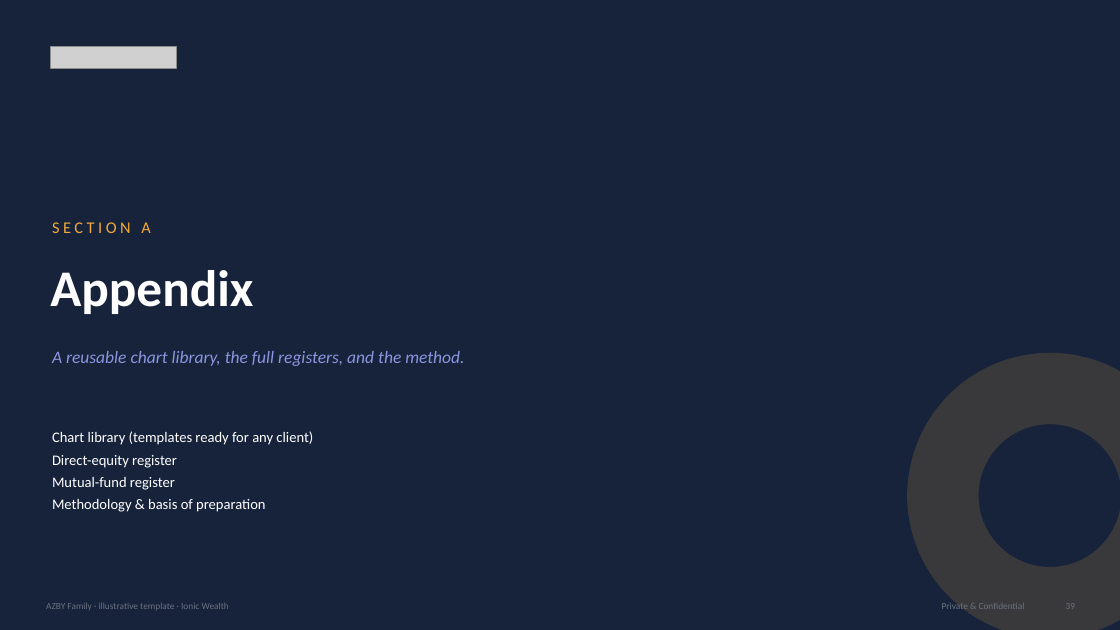
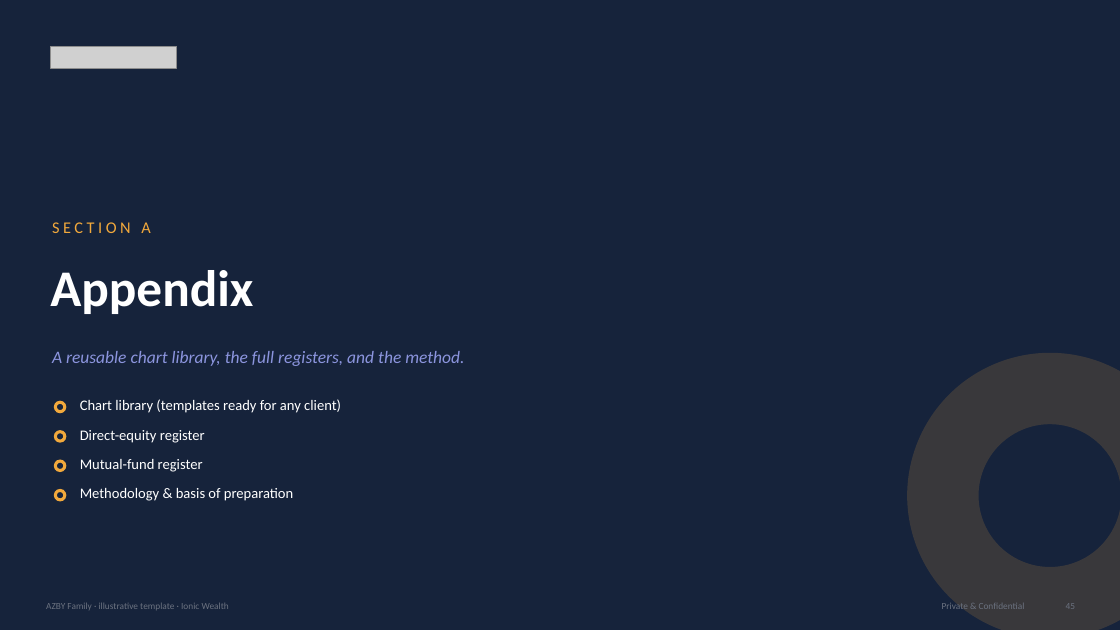
Before and after one commit to shreyas1gupta-wq/claude-demo, a slide deck: slide 46 of template/AZBY_Portfolio_Review_Template.pptx (slide 40 before the commit). Drawn at 1120x630 pixels with LibreOffice and Linux fonts; fonts in the diff are those of the drawing; grey boxes stand for pictures. Boxes give left, top, right and bottom in pixels: in the first picture for what was removed or moved away, otherwise in the second. Text is boxed around its words. In the diff, an @@ line names an element or a change of style, - is before the commit and + after.

```diff
--- a/template/AZBY_Portfolio_Review_Template.pptx
+++ b/template/AZBY_Portfolio_Review_Template.pptx
@@ donut added at (54, 401, 66, 413), fill #F2A93C @@
@@ text "Chart library (templates ready for ...": place and size @@
-text "Chart library (templates ready for ..." at (52, 431, 313, 512)
+text "Chart library (templates ready for ..." at (80, 399, 341, 413)
@@ text "Chart library (templates ready for ..." at (80, 399, 341, 413): less space between paragraphs @@
@@ donut added at (54, 430, 66, 443), fill #F2A93C @@
@@ text added at (80, 430, 205, 443), 12.5 pt, text #FFFFFF @@
+Direct-equity register
@@ text at (52, 455, 265, 512): paragraphs removed @@
-Direct-equity register
-Mutual-fund register
-Methodology & basis of preparation
@@ donut added at (54, 460, 66, 472), fill #F2A93C @@
@@ text added at (80, 459, 203, 472), 12.5 pt, text #FFFFFF @@
+Mutual-fund register
@@ donut added at (54, 489, 66, 502), fill #F2A93C @@
@@ text added at (80, 488, 293, 501), 12.5 pt, text #FFFFFF @@
+Methodology & basis of preparation
```
Also in this commit, not shown: 37 other slides changed, 7 slides added, 11 other files.
